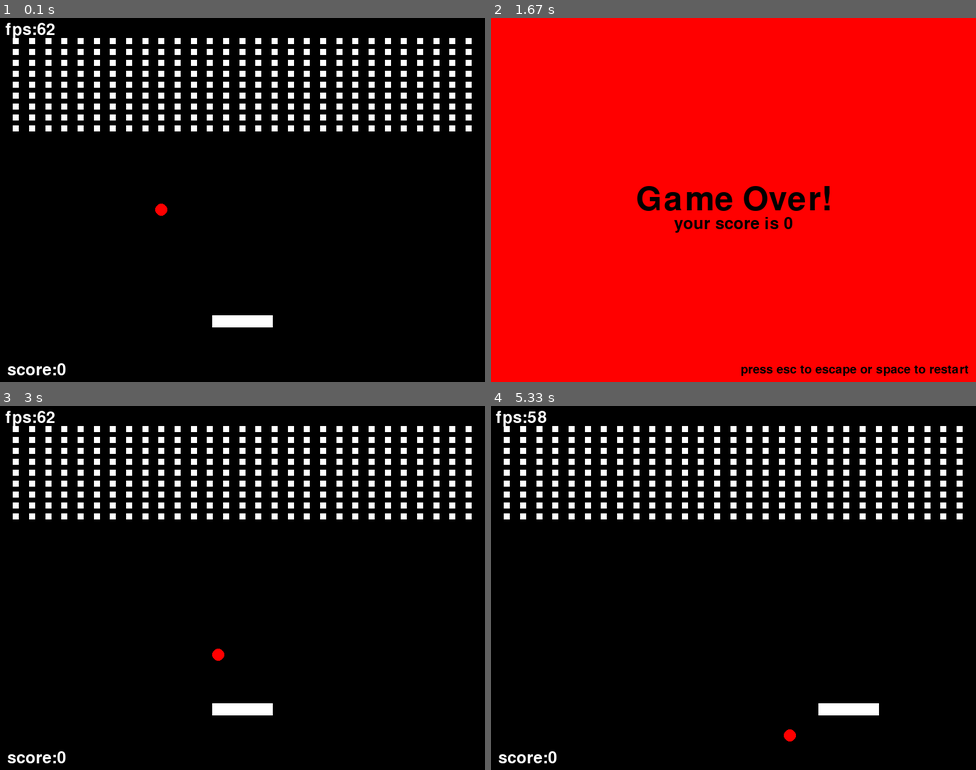
Above: before the commit, frames 1-4 (two rows, left to right).
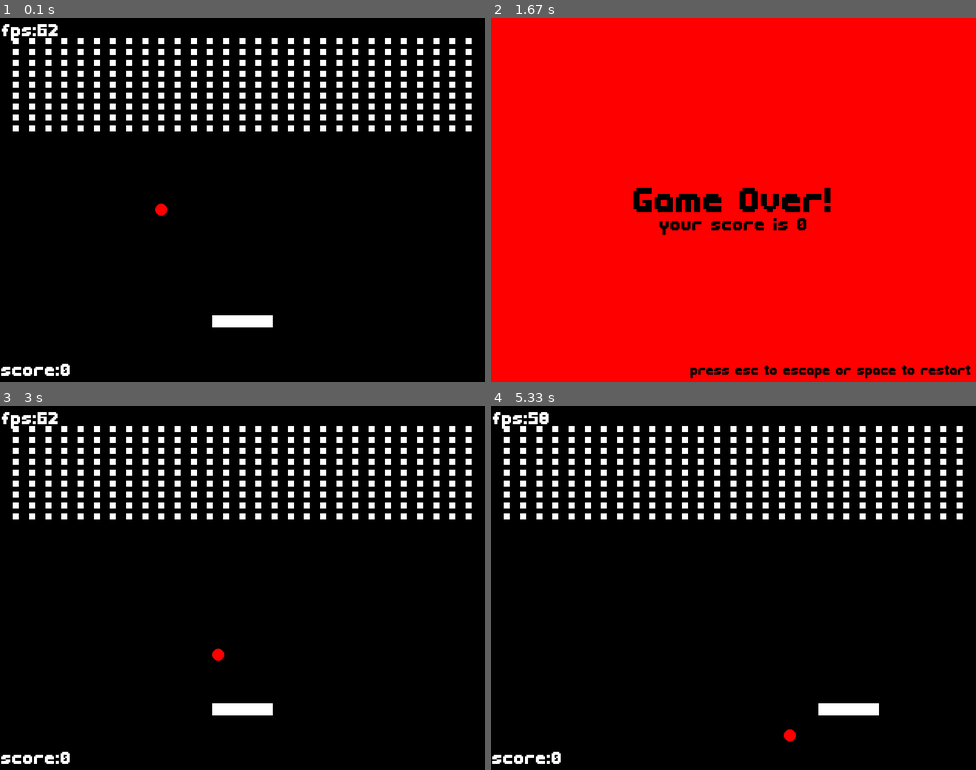
Above: after the commit, the same moments.

Repository: ZhangJC2025/pygame_breakout
Game: pygame game, started from my_pygame.py
Two runs of this game, one before a commit and one after it. Both use one fixed random seed, a clock stepped at 60 frames per second and the inputs below.
Inputs:
- Up to frame 1 (0.1 s): no input
- Up to frame 2 (1.67 s): hold D 0.33-0.8 s; tap Space at 0.83 s; hold D 1.17-1.63 s
- Up to frame 3 (3 s): tap Space at 2.67 s
- Up to frame 4 (5.33 s): hold D 3-3.63 s; tap Space at 4.67 s; hold D from 5 s (still down)

The runs differ from the first frame. In frame 1, 0.5% of the frame differs, in the area x 0-15%, y 1-99%; in frame 2, 2.8%, in the area x 29-99%, y 46-99%; in frame 3, 0.5%; in frame 4, 0.5%.

Commit message:
add requirements.txt and fonts

Diff:
--- a/my_pygame.py
+++ b/my_pygame.py
@@ -132,6 +132,15 @@
             self.block_array.remove(ball)
             global SCORE
             SCORE += 1
+        if self.block_array == []:
+            win_page()
+
+
+def win_page():
+    """
+    TODO: win page
+    """
+    pass
 
 
 def input_handler(eneity, dt):
@@ -163,7 +172,11 @@
 
 
 def font_render(surface, size, text, color, position):
-    font = pg.font.Font(None, size)
+    try:
+        font = pg.font.Font("fonts/CutePixel.ttf", size)
+    except FileNotFoundError:
+        print("fonts file not found!")
+        font = pg.font.Font(None, size)
     text = font.render(text, True, color)
     text_rect = text.get_rect()
     text_rect.center = position
@@ -178,7 +191,7 @@
         30,
         "press esc to escape or space to restart",
         black,
-        (surface.get_width() - 200, surface.get_height() - 20),
+        (surface.get_width() - 240, surface.get_height() - 20),
     )  # esc tips
     font_render(
         surface,
@@ -209,6 +222,9 @@
     pg.init()
     game_init()
 
+    # right declare
+    print("font used in game: Cute Pixel\nsource: fontmeme.com/ziti/cute-pixel-font")
+
     screen = pg.display.set_mode((WIDTH, HEIGTH))
     pg.display.set_caption("Breakout")
     start = time.time()
Binary file added: fonts/CutePixel.ttf
Not shown, added: requirements.txt
